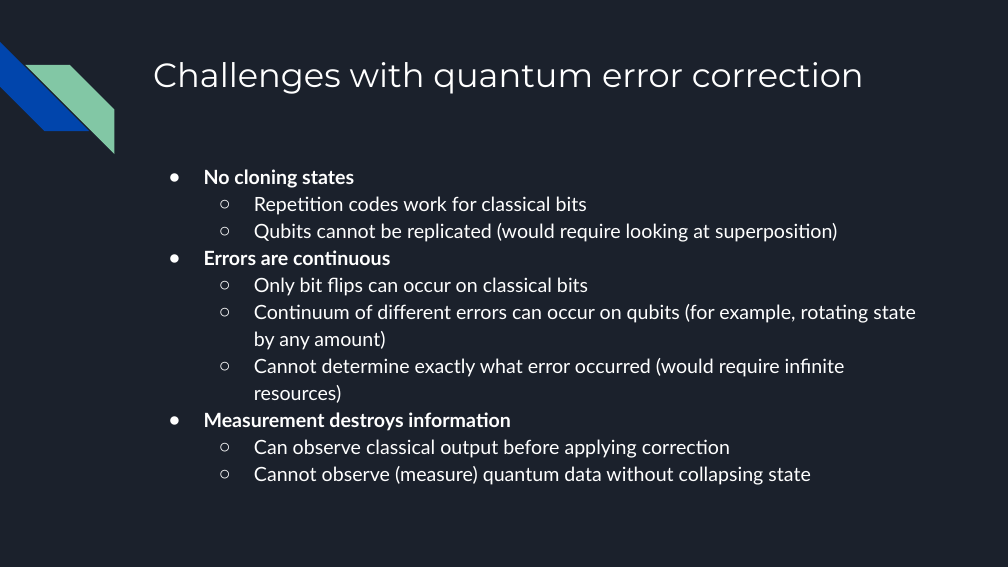
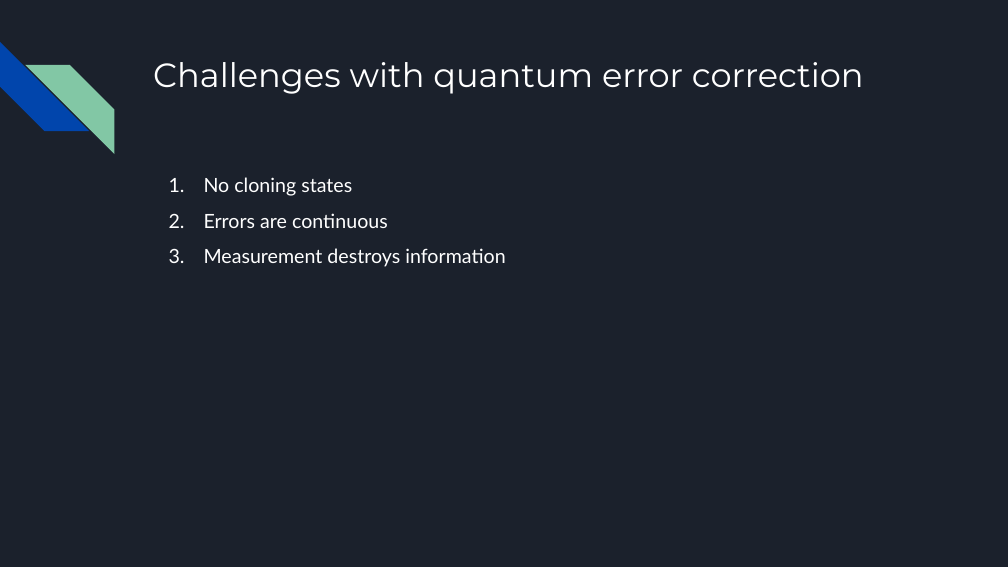
Before and after one commit to philippemnoel/QuantumErrorCorrectionProject, a slide deck: slide 3 of QEC Final Project.pptx. Drawn at 1008x567 pixels with LibreOffice and Linux fonts; fonts in the diff are those of the drawing. Boxes give left, top, right and bottom in pixels: in the first picture for what was removed or moved away, otherwise in the second. Text is boxed around its words. In the diff, an @@ line names an element or a change of style, - is before the commit and + after.

```diff
--- a/QEC Final Project.pptx
+++ b/QEC Final Project.pptx
@@ text "No cloning states" at (x1=204, y1=177, x2=505, y2=267): bold off; bullet ● to 1.; line spacing 1.15 to 1.5 @@
@@ text at (x1=254, y1=196, x2=837, y2=242): paragraphs removed @@
-  ○ Repetition codes work for classical bits
-  ○ Qubits cannot be replicated (would require looking at superposition)
@@ text at (x1=254, y1=277, x2=916, y2=403): paragraphs removed @@
-  ○ Only bit flips can occur on classical bits
-  ○ Continuum of different errors can occur on qubits (for example, rotating state by any amount)
-  ○ Cannot determine exactly what error occurred (would require infinite resources)
@@ text at (x1=254, y1=439, x2=811, y2=485): paragraphs removed @@
-  ○ Can observe classical output before applying correction
-  ○ Cannot observe (measure) quantum data without collapsing state
```
Also in this commit, not shown: 2 other slides changed, 1 slide added.
